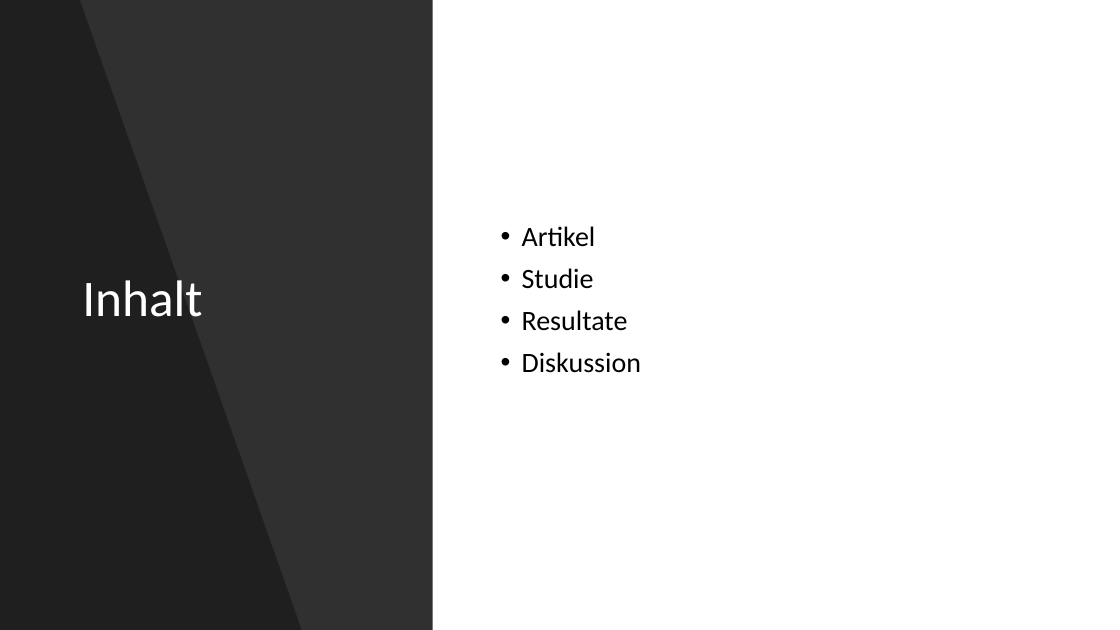
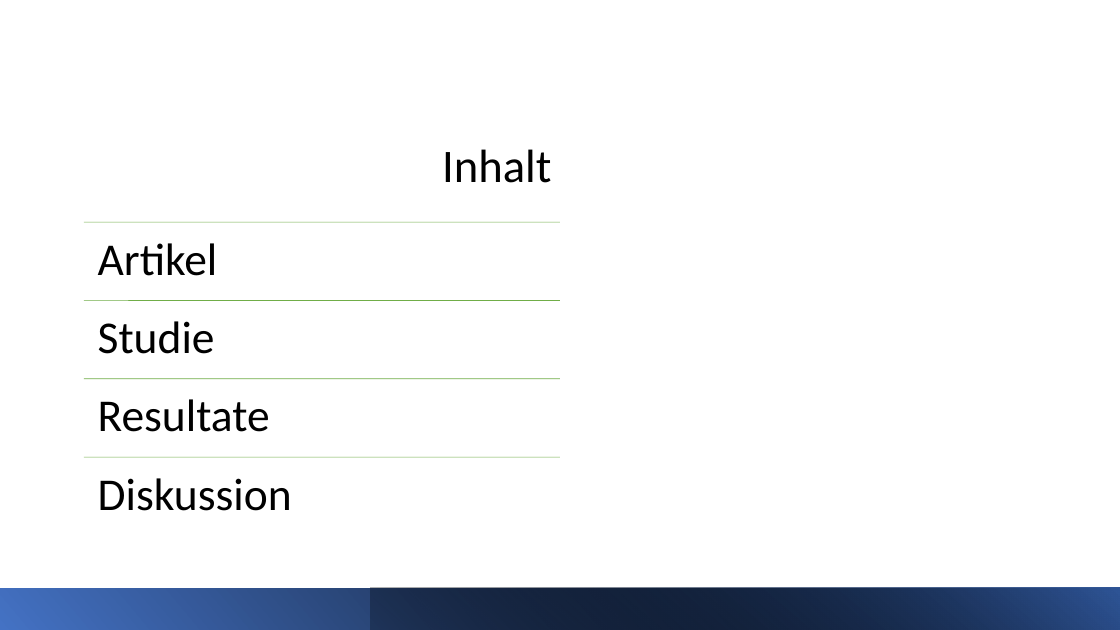
Before and after one commit to buehlpa/ChocolateMilkStudy, a slide deck: slide 2 of pp.pptx. Drawn at 1120x630 pixels with LibreOffice and Linux fonts; fonts in the diff are those of the drawing. Boxes give left, top, right and bottom in pixels: in the first picture for what was removed or moved away, otherwise in the second. Text is boxed around its words. In the diff, an @@ line names an element or a change of style, - is before the commit and + after.

```diff
--- a/pp.pptx
+++ b/pp.pptx
@@ rectangle removed at (0,0,433,630) @@
@@ freeform shape removed at (0,0,302,630) @@
@@ title "Inhalt": place and size @@
-title "Inhalt" at (82,280,202,317)
+title "Inhalt" at (442,149,551,183)
@@ title "Inhalt" at (442,149,551,183): size 44 to 40 pt, text colour #FFFFFF to #000000; alignment left to right; vertical alignment middle to bottom @@
@@ text removed at (522,226,641,373) @@
-• Artikel
-• Studie
-• Resultate
-• Diskussion
@@ group added at (84,222,560,511): 4 lines, 4 texts @@
+Artikel
+Studie
+Resultate
+Diskussion
@@ rectangle added at (0,588,1120,630), fill gradient #4472C4 to #000000 @@
@@ rectangle added at (371,588,1120,630), fill gradient #000000 to #2F5597 @@
```
Also in this commit, not shown: 10 other slides changed, 2 slides added, 2 slides removed, 5 other files.
